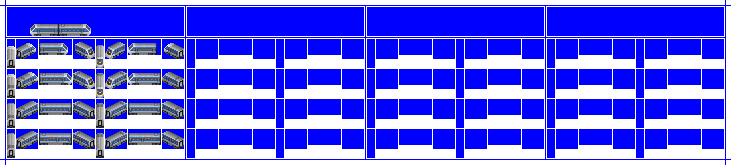
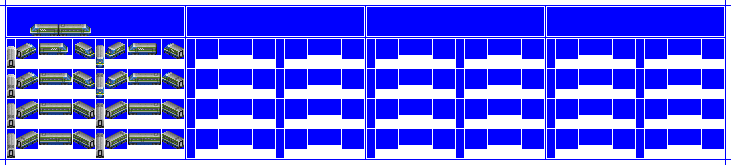
The second (731, 165) image is a revision of the first. Changes to its layers:
hid "Liv1", painted on it over 9, 24, 178, 147
showed "Liv0", painted on it over 9, 24, 178, 147